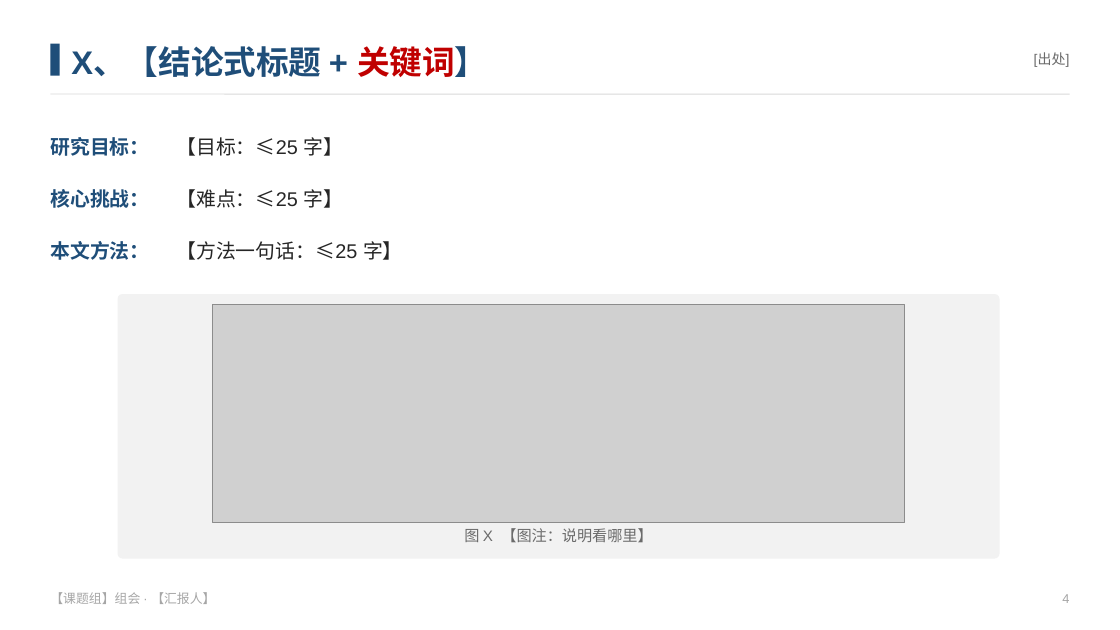
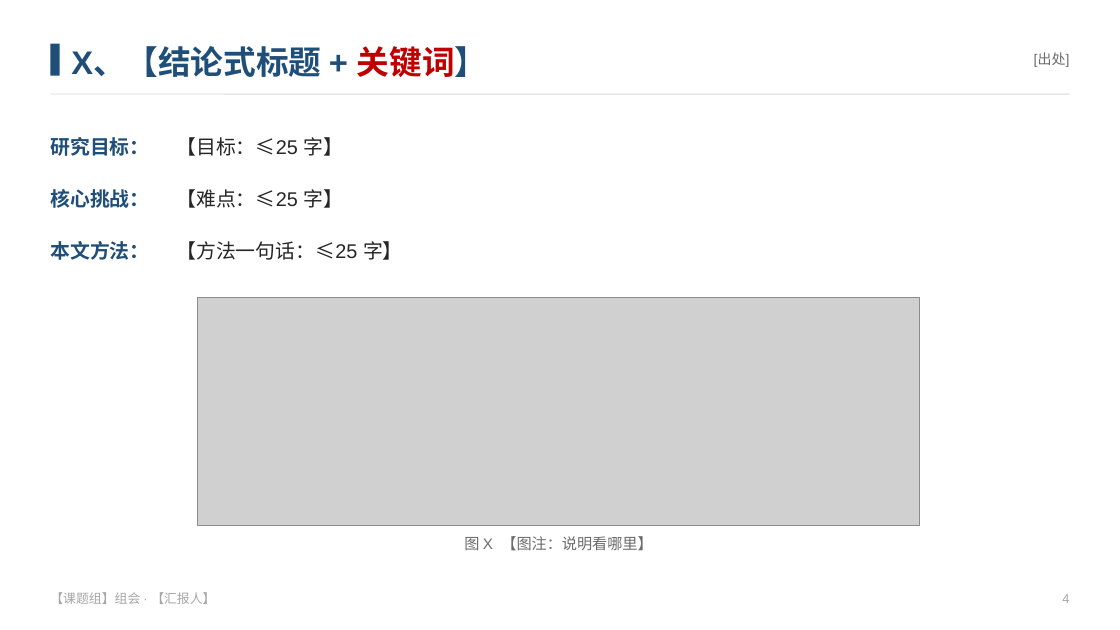
Before and after one commit to smallSheep123/paper-skills, a slide deck: slide 4 of paper-ppt/styles/domestic/template.pptx. Drawn at 1120x630 pixels with LibreOffice and Linux fonts; fonts in the diff are those of the drawing; grey boxes stand for pictures. Boxes give left, top, right and bottom in pixels: in the first picture for what was removed or moved away, otherwise in the second. Text is boxed around its words. In the diff, an @@ line names an element or a change of style, - is before the commit and + after.

Commit message:
feat(presets): add native sub/sup/italic, Booktabs tables, and de-AI layout polish
- style-presets.js: support inline _{sub}, ^{sup}, and *italic* markup in both PptxCanvas and SvgCanvas; upgrade c.table() to default Booktabs 3-line academic tables (no vertical lines, inline markup, dark-theme highlight fallback)
- domestic: keep existing tokens.json palette/sizes unified; drop thick grey backing box on white figures by default; fix annotatedFigure image-rect anchoring, title auto-fit, cover title fallback, formulaTable flowing row heights, and lighter left-bar callouts; preserve existing summary layout
- systems-talk / keynote-minimal: replace pastel candy insight bubbles with whisper-grey cards + left stage accent bars; fix duplicate footer draws and K.figure options argument
- violet: remove hardcoded placeholder footer and widen cover metadata column
- templates & tests: republish affected templates (domestic, systems-talk, violet) and add regression tests (96 OK)

```diff
--- a/paper-ppt/styles/domestic/template.pptx
+++ b/paper-ppt/styles/domestic/template.pptx
@@ rounded rectangle removed at bbox=[118, 294, 1000, 559] @@
@@ picture: place and size @@
-picture at bbox=[213, 304, 905, 523]
+picture at bbox=[197, 297, 919, 525]
@@ text "图 X 【图注：说明看哪里】": place and size @@
-text "图 X 【图注：说明看哪里】" at bbox=[464, 528, 652, 543]
+text "图 X 【图注：说明看哪里】" at bbox=[464, 536, 652, 551]
```
Also in this commit, not shown: 2 other slides changed, 8 other files.
